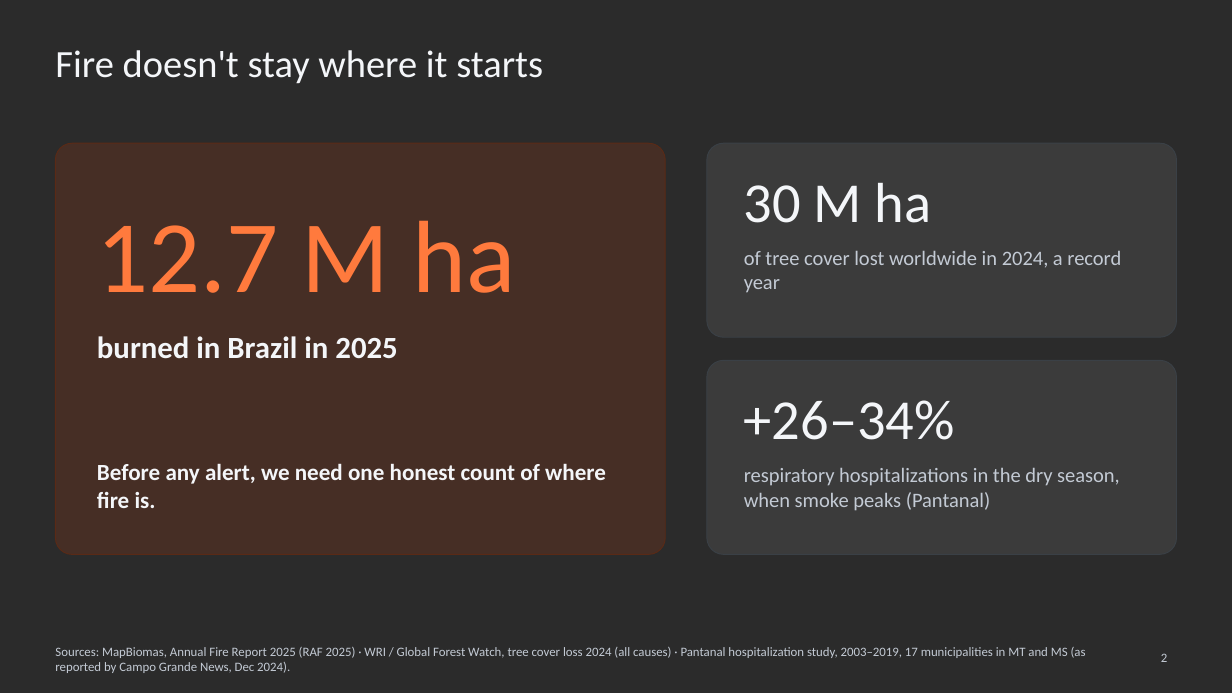
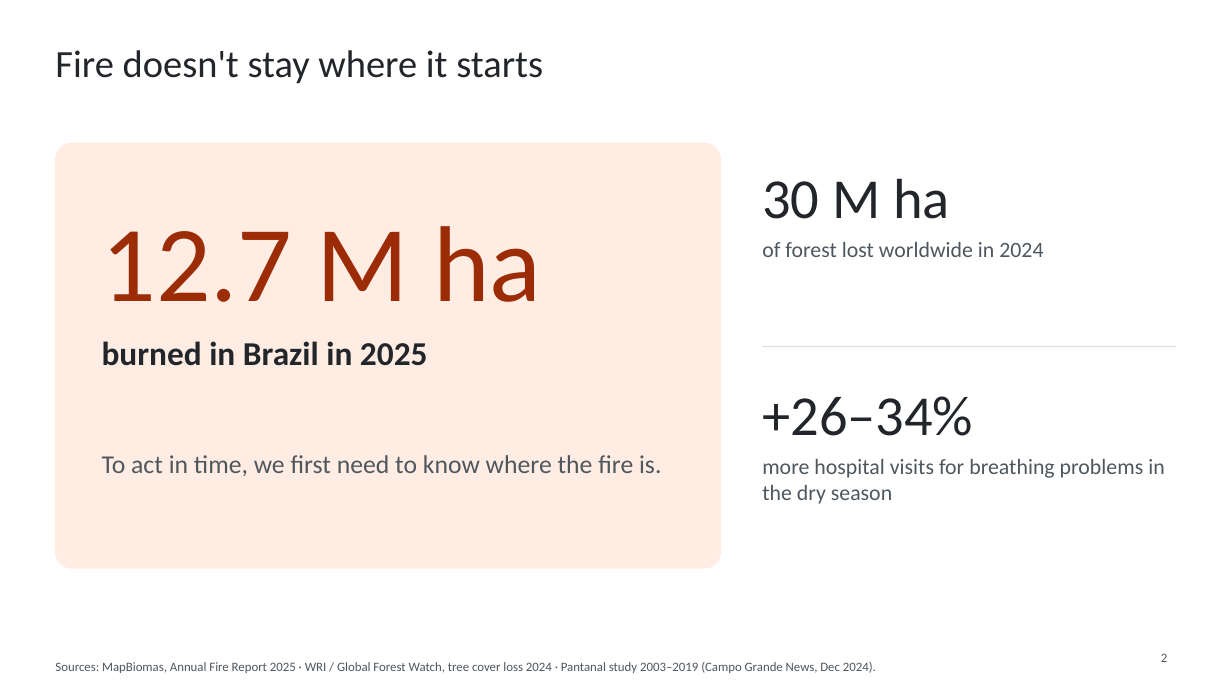
Before and after one commit to WednyFernandes/de-olho-no-fogo, a slide deck: slide 2 of public/apresentacao/de-olho-no-fogo-space-apps-2026-en.pptx. Drawn at 1232x693 pixels with LibreOffice and Linux fonts; fonts in the diff are those of the drawing; background and template pictures are left out; a plain dark background stands for a picture behind light text. Boxes give left, top, right and bottom in pixels: in the first picture for what was removed or moved away, otherwise in the second. Text is boxed around its words. In the diff, an @@ line names an element or a change of style, - is before the commit and + after.

```diff
--- a/public/apresentacao/de-olho-no-fogo-space-apps-2026-en.pptx
+++ b/public/apresentacao/de-olho-no-fogo-space-apps-2026-en.pptx
@@ background picture (left out) to #FFFFFF @@
@@ rounded rectangle: place and size @@
-rounded rectangle at bbox=[55, 143, 665, 555]
+rounded rectangle at bbox=[55, 143, 721, 568]
@@ rounded rectangle at bbox=[55, 143, 721, 568]: fill #D4410B at 16% opacity to #FFEDE3; outline #5A2A16 0.75 pt to #FFEDE3 0.75 pt; proportions changed @@
@@ rounded rectangle removed at bbox=[707, 143, 1177, 337] @@
@@ text "30 M ha": place and size @@
-text "30 M ha" at bbox=[744, 183, 932, 223]
+text "30 M ha" at bbox=[762, 178, 950, 219]
@@ text "12.7 M ha" at bbox=[102, 226, 541, 302]: size 80 to 84 pt, text colour #FF7A3D to #9C2C05 @@
@@ text at bbox=[762, 242, 1043, 257]: text changed; size 16 to 17 pt; text colour #C3CAD4 to #4F575E @@
-of tree cover lost worldwide in 2024, a record year
+of forest lost worldwide in 2024
@@ text "burned in Brazil in 2025" at bbox=[102, 341, 428, 366]: size 24 to 26 pt, text colour #F4F6F9 to #22262A @@
@@ line added from (762, 347) to (1177, 347), #DCE1E5 1 pt @@
@@ rounded rectangle removed at bbox=[707, 360, 1177, 555] @@
@@ text colour #F4F6F9 to #22262A in 3 elements at bbox=[55, 50, 543, 84], bbox=[762, 178, 950, 219], bbox=[762, 396, 973, 436] @@
@@ text "+26–34%": place and size @@
-text "+26–34%" at bbox=[744, 400, 955, 440]
+text "+26–34%" at bbox=[762, 396, 973, 436]
@@ text at bbox=[102, 455, 661, 476]: text changed; size 18 to 20 pt; text colour #F4F6F9 to #4F575E; bold off @@
-Before any alert, we need one honest count of where fire is.
+To act in time, we first need to know where the fire is.
@@ text at bbox=[762, 459, 1164, 504]: text changed; size 16 to 17 pt; text colour #C3CAD4 to #4F575E @@
-respiratory hospitalizations in the dry season, when smoke peaks (Pantanal)
+more hospital visits for breathing problems in the dry season
@@ page number at bbox=[1161, 653, 1167, 662]: text colour #C3CAD4 to #4F575E @@
@@ text at bbox=[55, 662, 876, 673]: text changed; text colour #C3CAD4 to #4F575E @@
-Sources: MapBiomas, Annual Fire Report 2025 (RAF 2025) · WRI / Global Forest Watch, tree cover loss 2024 (all causes) · Pantanal hospitalization study, 2003–2019, 17 municipalities in MT and MS (as reported by Campo Grande News, Dec 2024).
+Sources: MapBiomas, Annual Fire Report 2025 · WRI / Global Forest Watch, tree cover loss 2024 · Pantanal study 2003–2019 (Campo Grande News, Dec 2024).
```
Also in this commit, not shown: 4 other slides changed, 2 slides added, 2 slides removed, 6 other files.
